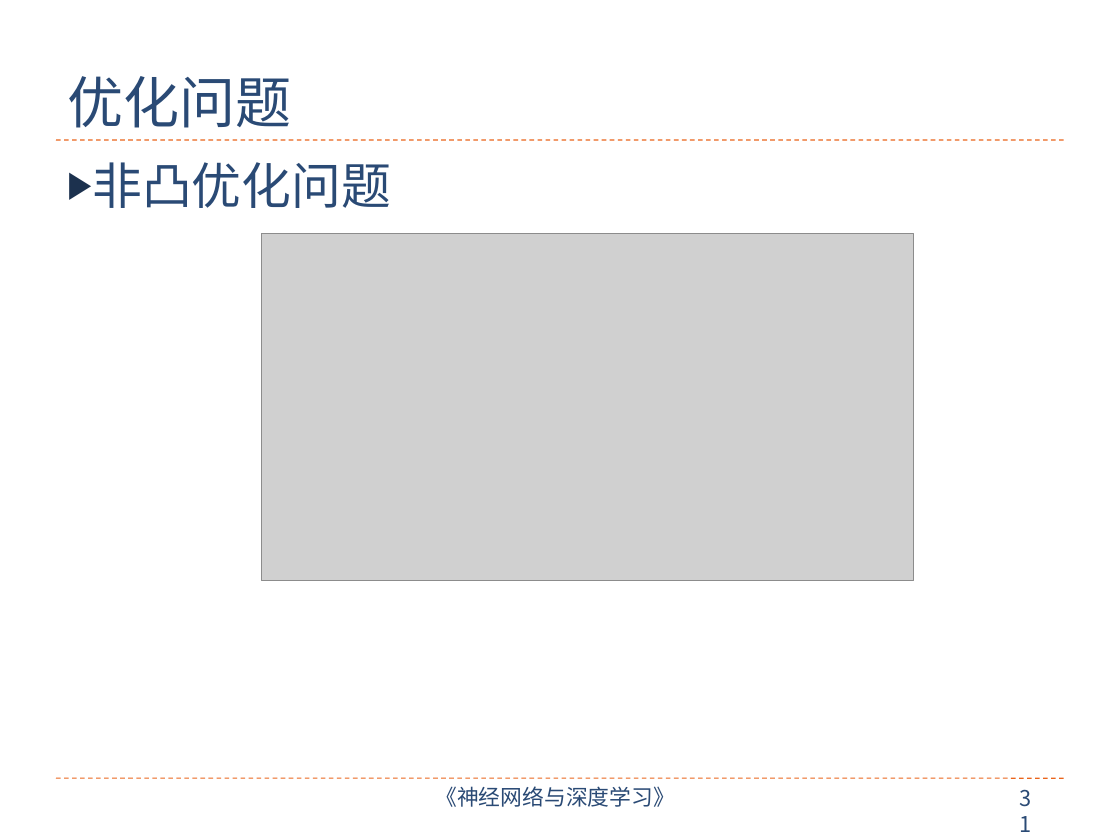
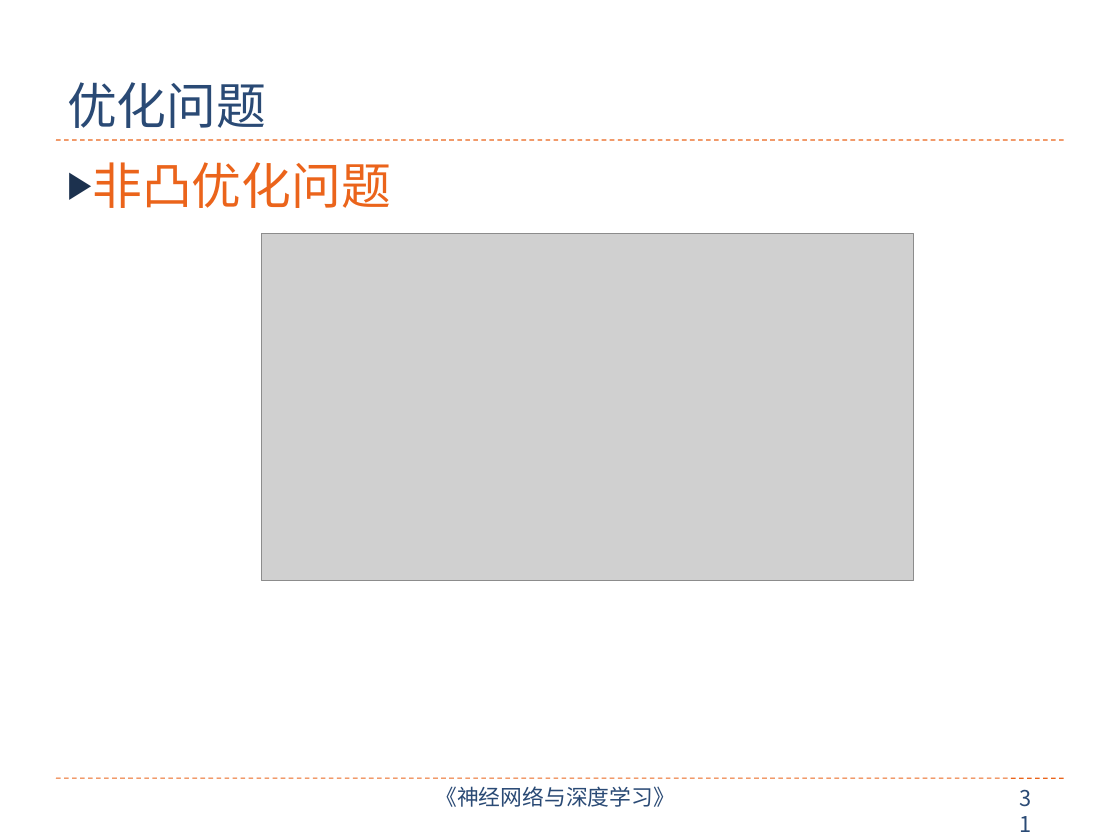
Before and after one commit to nndl/nndl.github.io, a slide deck: slide 31 of ppt/chap-前馈神经网络.pptx. Drawn at 1120x840 pixels with LibreOffice and Linux fonts; fonts in the diff are those of the drawing; grey boxes stand for pictures. Boxes give left, top, right and bottom in pixels: in the first picture for what was removed or moved away, otherwise in the second. Text is boxed around its words. In the diff, an @@ line names an element or a change of style, - is before the commit and + after.

```diff
--- a/ppt/chap-前馈神经网络.pptx
+++ b/ppt/chap-前馈神经网络.pptx
@@ title "优化问题" at (x1=67, y1=82, x2=266, y2=128): size 36 to 32 pt @@
@@ text "非凸优化问题" at (x1=92, y1=162, x2=391, y2=208): text colour #2A4A75 to #EB641B @@
```
Also in this commit, not shown: 30 other slides changed, 2 other files.
